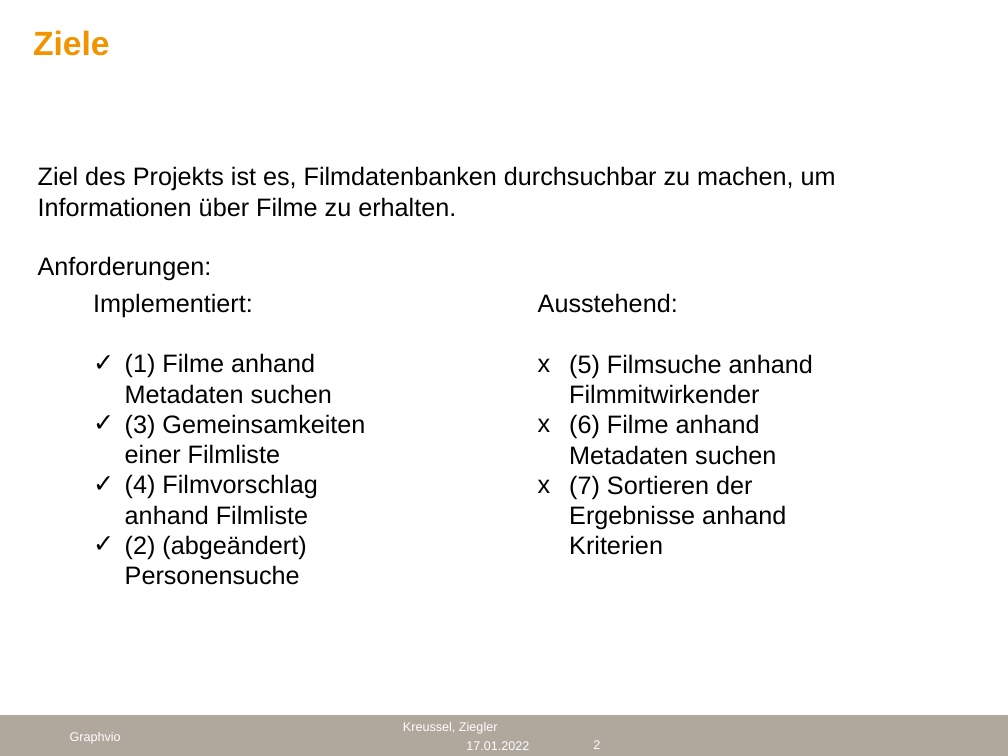
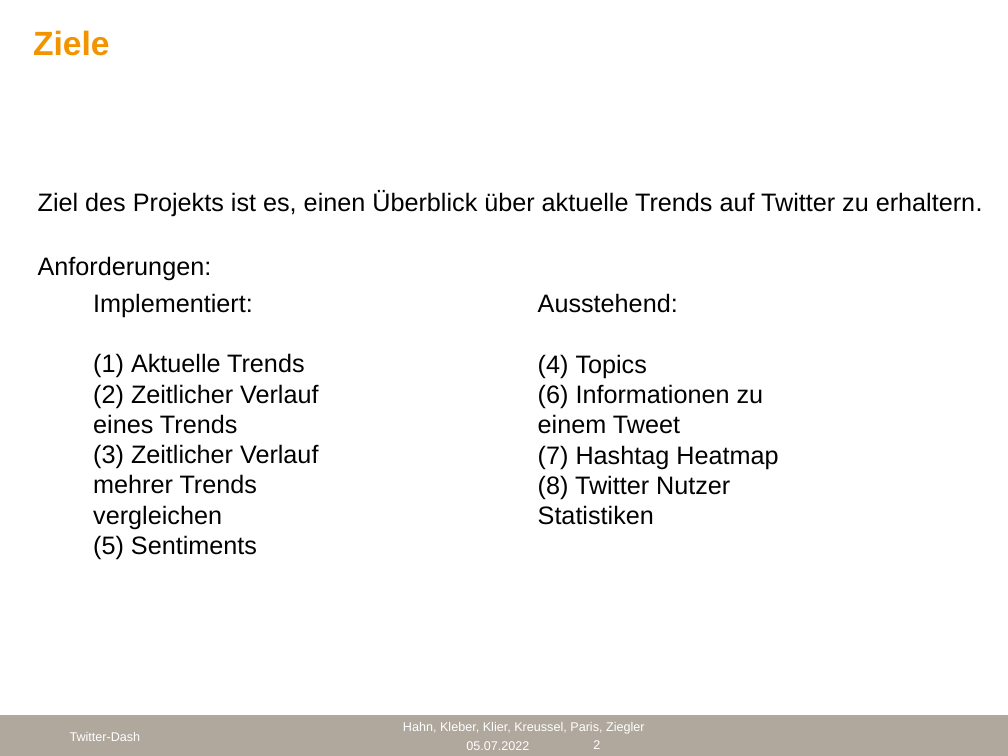
Before and after one commit to cyberlytics/TwitterDash, a slide deck: slide 2 of sys-doc/Technical Report/Abschlusspräsentation.pptx. Drawn at 1008x756 pixels with LibreOffice and Linux fonts; fonts in the diff are those of the drawing; background and template pictures are left out. Boxes give left, top, right and bottom in pixels: in the first picture for what was removed or moved away, otherwise in the second. Text is boxed around its words. In the diff, an @@ line names an element or a change of style, - is before the commit and + after.

```diff
--- a/sys-doc/Technical Report/Abschlusspräsentation.pptx
+++ b/sys-doc/Technical Report/Abschlusspräsentation.pptx
@@ text at [38, 191, 983, 217]: text changed @@
-Ziel des Projekts ist es, Filmdatenbanken durchsuchbar zu machen, um Informationen über Filme zu erhalten.
+Ziel des Projekts ist es, einen Überblick über aktuelle Trends auf Twitter zu erhaltern.
@@ text at [93, 353, 318, 559]: text changed @@
-✓ (1) Filme anhand Metadaten suchen
-✓ (3) Gemeinsamkeiten einer Filmliste
-✓ (4) Filmvorschlag anhand Filmliste
-✓ (2) (abgeändert) Personensuche
+(1) Aktuelle Trends
+(2) Zeitlicher Verlauf eines Trends
+(3) Zeitlicher Verlauf mehrer Trends vergleichen
+(5) Sentiments
@@ text at [538, 354, 778, 525]: text changed @@
-x (5) Filmsuche anhand Filmmitwirkender
-x (6) Filme anhand Metadaten suchen
-x (7) Sortieren der Ergebnisse anhand Kriterien
+(4) Topics
+(6) Informationen zu einem Tweet
+(7) Hashtag Heatmap
+(8) Twitter Nutzer Statistiken
@@ text at [70, 732, 141, 741]: text changed @@
-Graphvio
+Twitter-Dash
@@ text at [403, 722, 645, 734]: text changed @@
-Kreussel, Ziegler
+Hahn, Kleber, Klier, Kreussel, Paris, Ziegler
@@ text at [466, 741, 529, 750]: text changed @@
-17.01.2022
+05.07.2022
```
Also in this commit, not shown: 5 other slides changed, 5 slides added, 1 other file.
